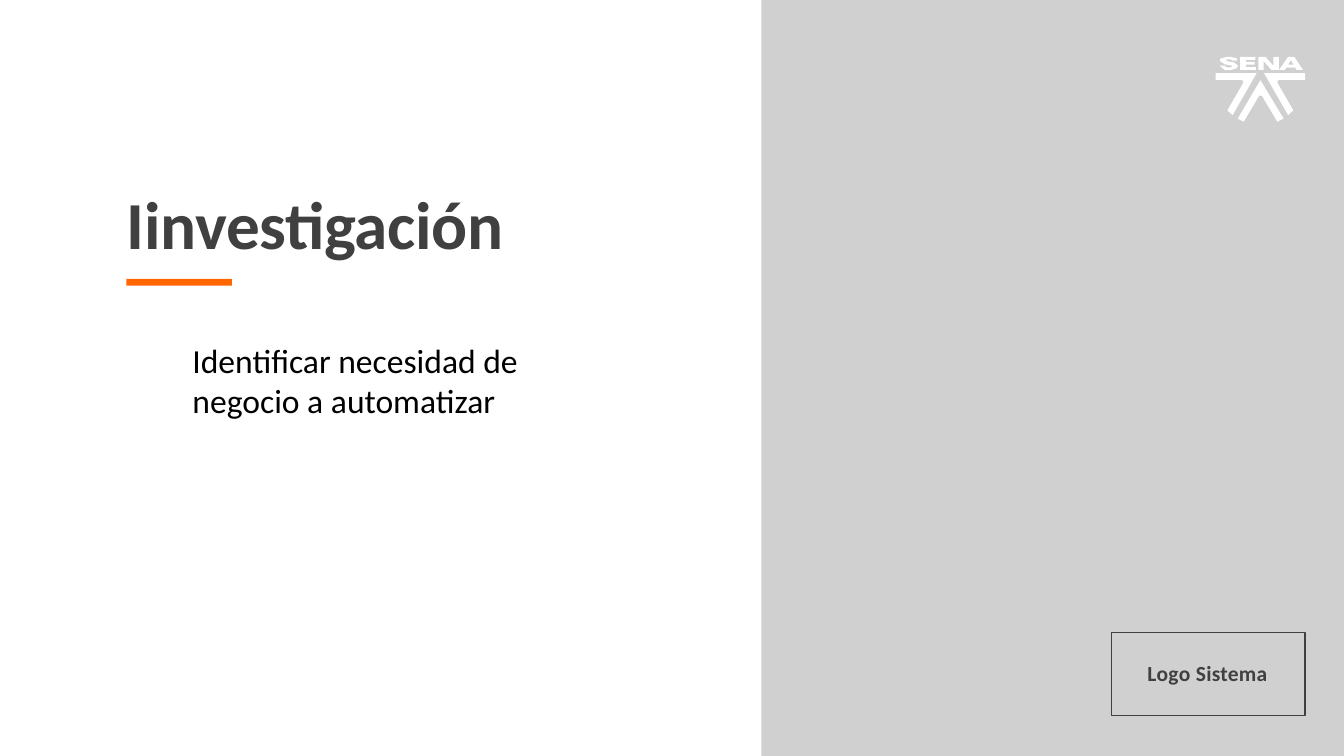
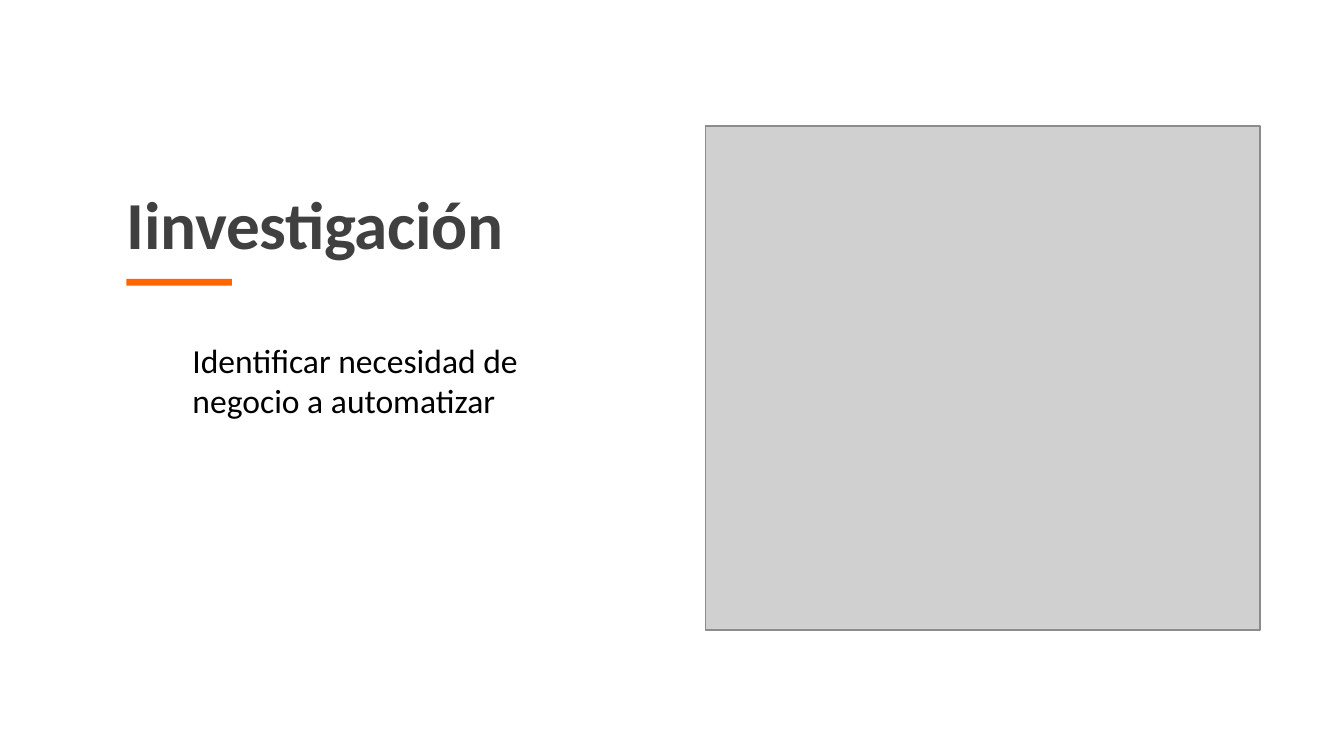
Before and after one commit to tataAntolinez/JOYASPRECIOSAS3D, a slide deck: slide 2 of app/app_documentacion/1er_trim/1_1_1_presentacion_proyecto-convertido (1).pptx. Drawn at 1344x756 pixels with LibreOffice and Linux fonts; fonts in the diff are those of the drawing; grey boxes stand for pictures; background and template pictures are left out. Boxes give left, top, right and bottom in pixels: in the first picture for what was removed or moved away, otherwise in the second. Text is boxed around its words. In the diff, an @@ line names an element or a change of style, - is before the commit and + after.

```diff
--- a/app/app_documentacion/1er_trim/1_1_1_presentacion_proyecto-convertido (1).pptx
+++ b/app/app_documentacion/1er_trim/1_1_1_presentacion_proyecto-convertido (1).pptx
@@ freeform shape removed at (x1=1215, y1=56, x2=1305, y2=121) @@
@@ picture resized from (x1=762, y1=0, x2=1344, y2=755) to (x1=706, y1=126, x2=1259, y2=630) @@
@@ rectangle removed at (x1=1111, y1=633, x2=1305, y2=716) @@
-Logo Sistema
```
Also in this commit, not shown: 7 other slides changed, 9 slides added, 10 slides removed, 10 other files.
